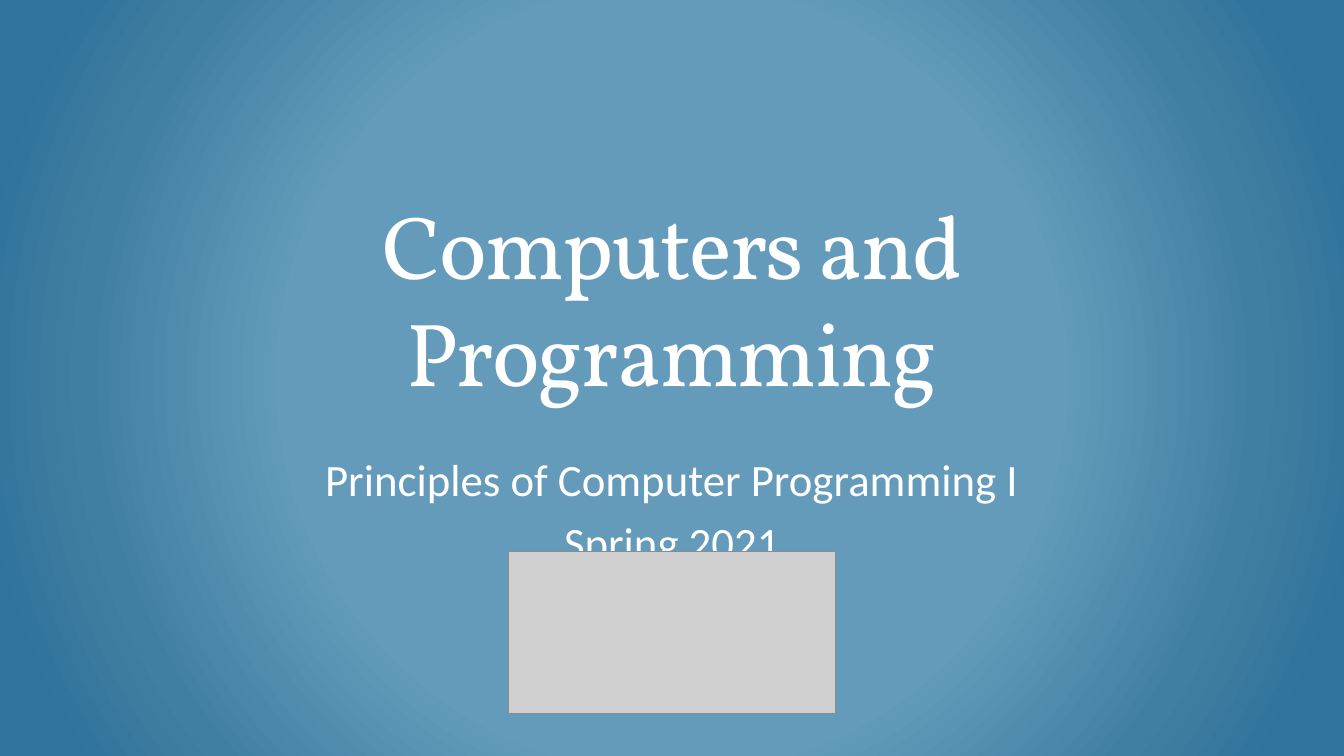
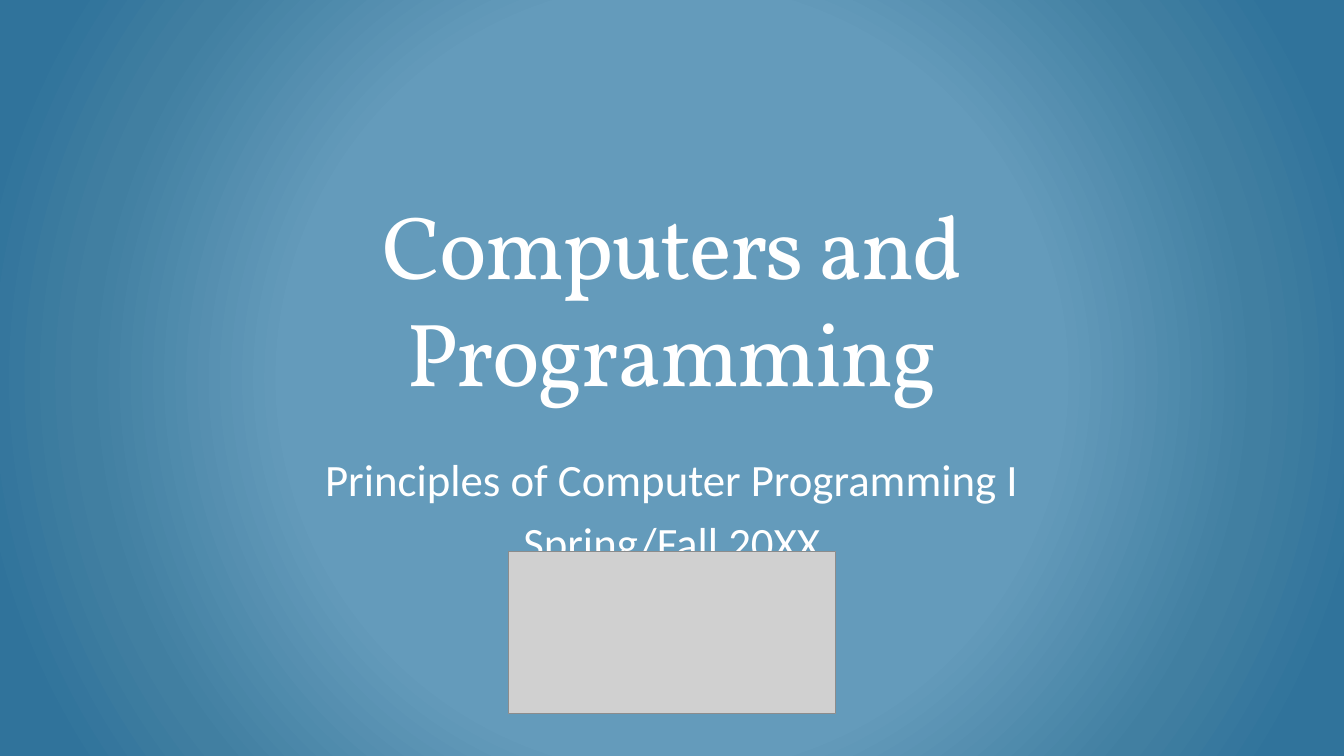
Before and after one commit to csci-1301/csci-1301.github.io, a slide deck: slide 1 of lectures/010_general_concepts/Programming-Intro.pptx. Drawn at 1344x756 pixels with LibreOffice and Linux fonts; fonts in the diff are those of the drawing; grey boxes stand for pictures. Boxes give left, top, right and bottom in pixels: in the first picture for what was removed or moved away, otherwise in the second. Text is boxed around its words. In the diff, an @@ line names an element or a change of style, - is before the commit and + after.

```diff
--- a/lectures/010_general_concepts/Programming-Intro.pptx
+++ b/lectures/010_general_concepts/Programming-Intro.pptx
@@ subtitle at box(523, 522, 820, 552): text changed @@
-Spring 2021
+Spring/Fall 20XX
```
Also in this commit, not shown: 2 other slides changed, 1 slide removed, 5 other files.
